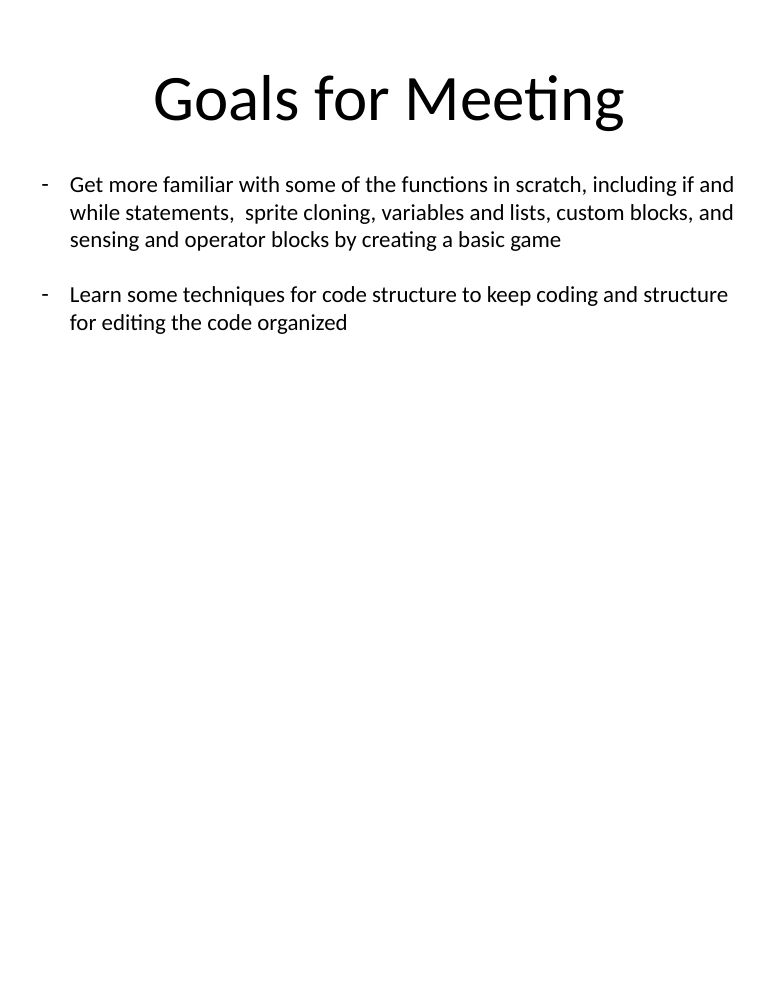
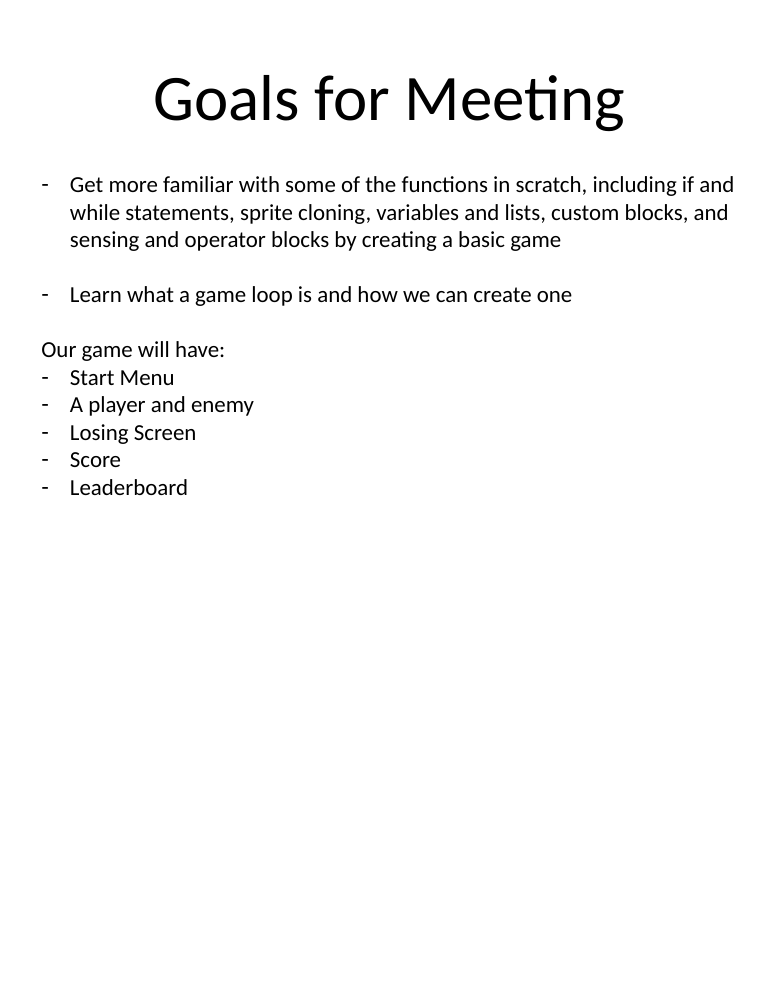
Before and after one commit to tommyrohmann/Coding-Club, a slide deck: slide 2 of Meeting Notes/Powerpoints they are the same as the pdfs/Coding Club Meeting 2.pptx. Drawn at 779x1008 pixels with LibreOffice and Linux fonts; fonts in the diff are those of the drawing. Boxes give left, top, right and bottom in pixels: in the first picture for what was removed or moved away, otherwise in the second. Text is boxed around its words. In the diff, an @@ line names an element or a change of style, - is before the commit and + after.

Commit message:
Updated for Meeting 2

```diff
--- a/Meeting Notes/Powerpoints they are the same as the pdfs/Coding Club Meeting 2.pptx
+++ b/Meeting Notes/Powerpoints they are the same as the pdfs/Coding Club Meeting 2.pptx
@@ text at <box>41,286,572,495</box>: text changed @@
-– Learn some techniques for code structure to keep coding and structure for editing the code organized
+– Learn what a game loop is and how we can create one
+Our game will have:
+– Start Menu
+– A player and enemy
+– Losing Screen
+– Score
+– Leaderboard
```
Also in this commit, not shown: 4 other slides changed, 10 slides added, 2 other files.
